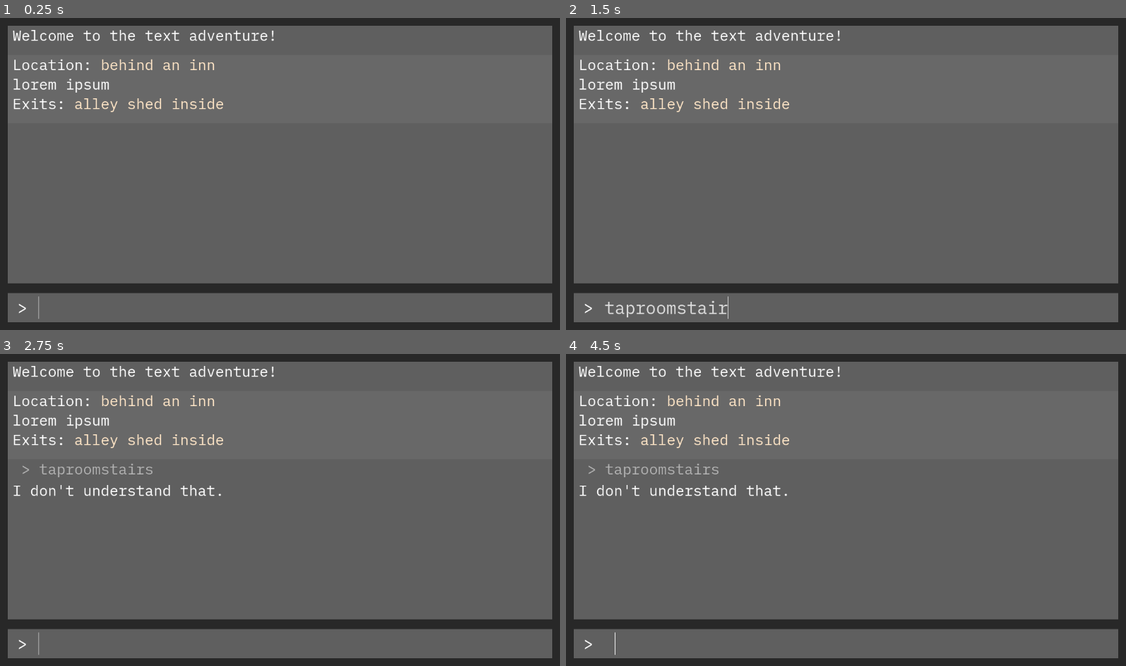
Above: before the commit, frames 1-4 (two rows, left to right).
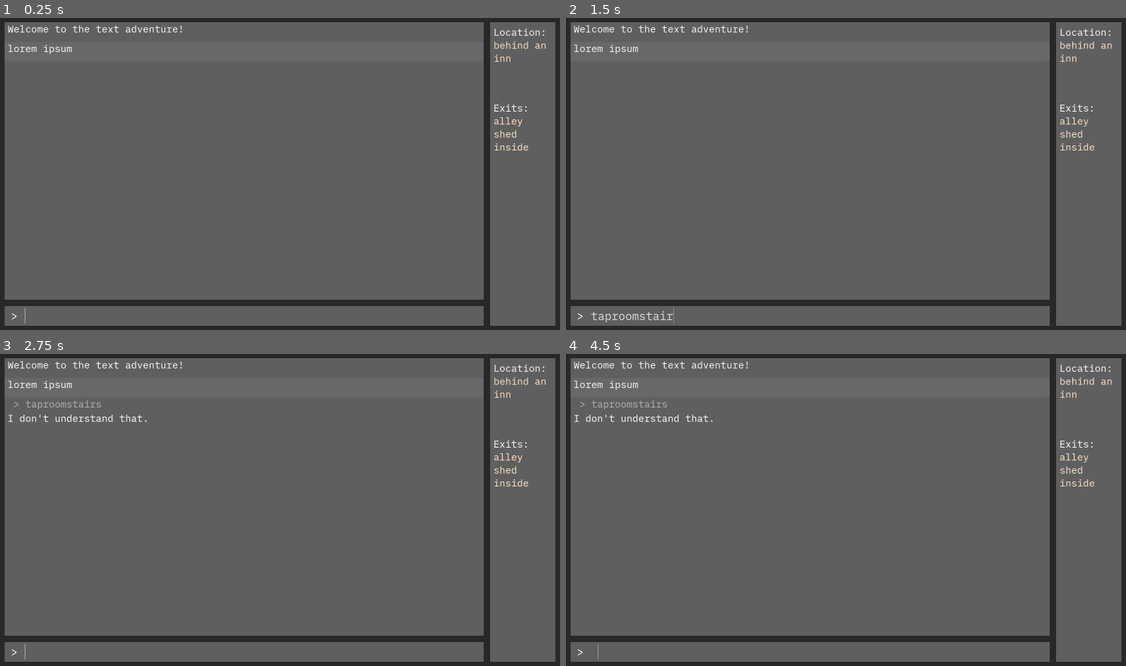
Above: after the commit, the same moments.

Repository: alephmembeth/textadventure-from-scratch
Game: Godot game, scene res://game.tscn
Same seed, same stepped clock (60 frames per second), same inputs: the game is played once before the commit and once after it.
Inputs:
- Up to frame 1 (0.25 s): no input
- Up to frame 2 (1.5 s): type "taproom" at 0.5 s; type "stairs" at 1.25 s
- Up to frame 3 (2.75 s): tap Enter at 2 s
- Up to frame 4 (4.5 s): tap Space at 2.75, 4.25 s; tap Enter at 3.5 s

The runs differ from the first frame. In frame 1, 11% of the frame differs, in the area x 0-100%, y 1-99%; in frame 2, 12%; in frame 3, 12%; in frame 4, 12%.

Commit message:
Add side panel

Diff:
--- a/areas/area.gd
+++ b/areas/area.gd
@@ -34,34 +34,24 @@
 
 
 func get_full_description() -> String:
-	var area_description_string = PackedStringArray([get_area_description()])
-
-	var npc_description_string = get_npc_description()
-	if npc_description_string != "":
-		area_description_string.append(npc_description_string)
-
-	var item_description_string = get_item_description()
-	if item_description_string != "":
-		area_description_string.append(item_description_string)
-
-	var exit_description_string = get_exit_description()
-	area_description_string.append(exit_description_string)
-
-	var full_description_string = "\n".join(area_description_string)
-	return full_description_string
+	return area_description
 
 
 func get_area_description() -> String:
-	return "Location: " + Types.wrap_area_text(area_name) + "\n" + area_description
+	return area_description
 
 
-func get_npc_description() -> String:
+func get_area_name() -> String:
+	return "Location: " + Types.wrap_area_text(area_name)
+
+
+func get_character_description() -> String:
 	if characters.size() == 0:
 		return ""
 
 	var character_description = ""
 	for character in characters:
-		character_description += character.character_name + " "
+		character_description += character.character_name + "\n"
 	return "People: " + Types.wrap_character_text(character_description)
 
 
@@ -71,13 +61,13 @@
 
 	var item_description = ""
 	for item in items:
-		item_description += item.item_name + " "
+		item_description += item.item_name + "\n"
 	return "Items: " + Types.wrap_item_text(item_description)
 
 
 func get_exit_description() -> String:
 	var exit_description_string = PackedStringArray(exits.keys())
-	var exit_description = " ".join(exit_description_string)
+	var exit_description = "\n".join(exit_description_string)
 	return "Exits: " + Types.wrap_area_text(exit_description)
 
 
--- a/game.gd
+++ b/game.gd
@@ -1,16 +1,20 @@
 extends Control
 
-@onready var info_panel = $interface/margins/rows/info_panel
+@onready var info_panel = $interface/margins/columns/rows/info_panel
 @onready var parser = $parser
 @onready var area_manager = $area_manager
 @onready var player = $player
+@onready var side_panel = $interface/margins/columns/side_panel
 
 
 func _ready() -> void:
+	parser.area_changed.connect(side_panel.handle_area_changed)
+
 	info_panel.create_response("Welcome to the text adventure!")
 
 	var starting_area_response = parser.initialize(area_manager.get_child(0), player)
 	info_panel.create_response(starting_area_response)
+
 
 
 func _on_input_line_text_submitted(new_text: String) -> void:
--- a/game.tscn
+++ b/game.tscn
@@ -8,6 +8,7 @@
 [ext_resource type="PackedScene" uid="uid://dkdert4e57o2t" path="res://areas/area.tscn" id="3_ivh7q"]
 [ext_resource type="Script" path="res://inputs/input_line.gd" id="6_4pary"]
 [ext_resource type="PackedScene" uid="uid://dpfj1p6jarjv2" path="res://info_panel.tscn" id="6_5aepp"]
+[ext_resource type="PackedScene" uid="uid://cqbuedbgj6pit" path="res://side_panel.tscn" id="9_fwmns"]
 
 [sub_resource type="StyleBoxFlat" id="StyleBoxFlat_ri1t3"]
 bg_color = Color(0.156863, 0.156863, 0.156863, 1)
@@ -239,28 +240,33 @@
 theme_override_constants/margin_right = 20
 theme_override_constants/margin_bottom = 20
 
-[node name="rows" type="VBoxContainer" parent="interface/margins"]
+[node name="columns" type="HBoxContainer" parent="interface/margins"]
 layout_mode = 2
 theme_override_constants/separation = 20
 
-[node name="info_panel" parent="interface/margins/rows" instance=ExtResource("6_5aepp")]
-layout_mode = 2
-
-[node name="input_panel" type="PanelContainer" parent="interface/margins/rows"]
+[node name="rows" type="VBoxContainer" parent="interface/margins/columns"]
+layout_mode = 2
+size_flags_horizontal = 3
+theme_override_constants/separation = 20
+
+[node name="info_panel" parent="interface/margins/columns/rows" instance=ExtResource("6_5aepp")]
+layout_mode = 2
+
+[node name="input_panel" type="PanelContainer" parent="interface/margins/columns/rows"]
 custom_minimum_size = Vector2(2.08165e-12, 60)
 layout_mode = 2
 theme_override_styles/panel = SubResource("StyleBoxFlat_5rxps")
 
-[node name="caret_space" type="HBoxContainer" parent="interface/margins/rows/input_panel"]
-layout_mode = 2
-
-[node name="caret" type="Label" parent="interface/margins/rows/input_panel/caret_space"]
+[node name="caret_space" type="HBoxContainer" parent="interface/margins/columns/rows/input_panel"]
+layout_mode = 2
+
+[node name="caret" type="Label" parent="interface/margins/columns/rows/input_panel/caret_space"]
 layout_mode = 2
 theme_override_fonts/font = ExtResource("1_xs2cr")
 theme_override_font_sizes/font_size = 33
 text = " > "
 
-[node name="input_line" type="LineEdit" parent="interface/margins/rows/input_panel/caret_space"]
+[node name="input_line" type="LineEdit" parent="interface/margins/columns/rows/input_panel/caret_space"]
 layout_mode = 2
 size_flags_horizontal = 3
 theme_override_fonts/font = ExtResource("1_xs2cr")
@@ -270,5 +276,8 @@
 max_length = 42
 script = ExtResource("6_4pary")
 
-[connection signal="text_submitted" from="interface/margins/rows/input_panel/caret_space/input_line" to="." method="_on_input_line_text_submitted"]
-[connection signal="text_submitted" from="interface/margins/rows/input_panel/caret_space/input_line" to="interface/margins/rows/input_panel/caret_space/input_line" method="_on_text_submitted"]
+[node name="side_panel" parent="interface/margins/columns" instance=ExtResource("9_fwmns")]
+layout_mode = 2
+
+[connection signal="text_submitted" from="interface/margins/columns/rows/input_panel/caret_space/input_line" to="." method="_on_input_line_text_submitted"]
+[connection signal="text_submitted" from="interface/margins/columns/rows/input_panel/caret_space/input_line" to="interface/margins/columns/rows/input_panel/caret_space/input_line" method="_on_text_submitted"]
--- a/info_panel.tscn
+++ b/info_panel.tscn
@@ -1,13 +1,11 @@
 [gd_scene load_steps=3 format=3 uid="uid://dpfj1p6jarjv2"]
 
+[ext_resource type="StyleBox" uid="uid://dxt1idi52a46f" path="res://main_panel.tres" id="1_cervl"]
 [ext_resource type="Script" path="res://info_panel.gd" id="1_hx50r"]
-
-[sub_resource type="StyleBoxFlat" id="StyleBoxFlat_ap3o6"]
-bg_color = Color(0.372549, 0.372549, 0.372549, 1)
 
 [node name="info_panel" type="PanelContainer"]
 size_flags_vertical = 3
-theme_override_styles/panel = SubResource("StyleBoxFlat_ap3o6")
+theme_override_styles/panel = ExtResource("1_cervl")
 script = ExtResource("1_hx50r")
 
 [node name="scroll" type="ScrollContainer" parent="."]
--- /dev/null
+++ b/main_panel.tres
@@ -0,0 +1,4 @@
+[gd_resource type="StyleBoxFlat" format=3 uid="uid://dxt1idi52a46f"]
+
+[resource]
+bg_color = Color(0.372549, 0.372549, 0.372549, 1)
--- a/parser.gd
+++ b/parser.gd
@@ -1,4 +1,6 @@
 extends Node
+
+signal area_changed(new_room)
 
 var current_area = null
 var player = null
@@ -49,11 +51,11 @@
 		if exit.area_is_locked:
 			return "You can't go to " + Types.wrap_area_text(second_word) + ". It is locked."
 		var change_response = change_area(exit.get_other_area(current_area))
-		var change_info_string = PackedStringArray(["You go to " + Types.wrap_area_text(second_word), change_response])
+		var change_info_string = PackedStringArray(["You go to " + Types.wrap_area_text(second_word) + ".", change_response])
 		var change_info = "\n".join(change_info_string)
 		return change_info
 	else:
-		return "You can't go to " + Types.wrap_area_text(second_word)
+		return "You can't go to " + Types.wrap_area_text(second_word) + "."
 
 
 func take(second_word: String) -> String:
@@ -136,7 +138,7 @@
 
 			return "You give the " + Types.wrap_item_text(second_word) + " to the " + Types.wrap_character_text(character.character_name) + "."
 
-	return "You can't give the " + Types.wrap_item_text(second_word)
+	return "You can't give the " + Types.wrap_item_text(second_word) + "."
 
 
 func talk(second_word: String) -> String:
@@ -168,4 +170,5 @@
 
 func change_area(new_area: Area) -> String:
 	current_area = new_area
+	emit_signal("area_changed", new_area)
 	return new_area.get_full_description()
--- a/project.godot
+++ b/project.godot
@@ -18,3 +18,8 @@
 [autoload]
 
 Types="*res://globals/types.gd"
+
+[display]
+
+window/size/viewport_width=1728
+window/size/viewport_height=972
--- /dev/null
+++ b/side_panel.gd
@@ -0,0 +1,13 @@
+extends PanelContainer
+
+@onready var area_label = $margins/rows/area_label
+@onready var exit_label = $margins/rows/exits_label
+@onready var charcater_label = $margins/rows/characters_label
+@onready var item_label = $margins/rows/items_label
+
+
+func handle_area_changed(new_area):
+	area_label.text = new_area.get_area_name()
+	exit_label.text = new_area.get_exit_description()
+	charcater_label.text = new_area.get_character_description()
+	item_label.text = new_area.get_item_description()
--- /dev/null
+++ b/side_panel.tscn
@@ -0,0 +1,63 @@
+[gd_scene load_steps=4 format=3 uid="uid://cqbuedbgj6pit"]
+
+[ext_resource type="StyleBox" uid="uid://dxt1idi52a46f" path="res://main_panel.tres" id="1_swmjg"]
+[ext_resource type="FontFile" uid="uid://dsiu2symk18fd" path="res://fonts/ibm_plex_mono_regular.ttf" id="2_5ub14"]
+[ext_resource type="Script" path="res://side_panel.gd" id="2_d4vln"]
+
+[node name="side_panel" type="PanelContainer"]
+custom_minimum_size = Vector2(200, 2.08165e-12)
+offset_right = 250.0
+offset_bottom = 645.0
+theme_override_styles/panel = ExtResource("1_swmjg")
+script = ExtResource("2_d4vln")
+
+[node name="margins" type="MarginContainer" parent="."]
+layout_mode = 2
+theme_override_constants/margin_left = 10
+theme_override_constants/margin_top = 10
+theme_override_constants/margin_right = 10
+theme_override_constants/margin_bottom = 10
+
+[node name="rows" type="VBoxContainer" parent="margins"]
+layout_mode = 2
+theme_override_constants/separation = 20
+
+[node name="area_label" type="RichTextLabel" parent="margins/rows"]
+layout_mode = 2
+size_flags_vertical = 3
+theme_override_fonts/normal_font = ExtResource("2_5ub14")
+theme_override_font_sizes/normal_font_size = 30
+bbcode_enabled = true
+text = "Location:
+Location"
+fit_content = true
+
+[node name="exits_label" type="RichTextLabel" parent="margins/rows"]
+layout_mode = 2
+size_flags_vertical = 3
+theme_override_fonts/normal_font = ExtResource("2_5ub14")
+theme_override_font_sizes/normal_font_size = 30
+bbcode_enabled = true
+text = "Exits:
+Exits"
+fit_content = true
+
+[node name="characters_label" type="RichTextLabel" parent="margins/rows"]
+layout_mode = 2
+size_flags_vertical = 3
+theme_override_fonts/normal_font = ExtResource("2_5ub14")
+theme_override_font_sizes/normal_font_size = 30
+bbcode_enabled = true
+text = "Characters:
+Characters"
+fit_content = true
+
+[node name="items_label" type="RichTextLabel" parent="margins/rows"]
+layout_mode = 2
+size_flags_vertical = 3
+theme_override_fonts/normal_font = ExtResource("2_5ub14")
+theme_override_font_sizes/normal_font_size = 30
+bbcode_enabled = true
+text = "Items:
+Items"
+fit_content = true
Not shown, added: export_presets.cfg
Not shown: 1 places in game.tscn that only renumber resources
